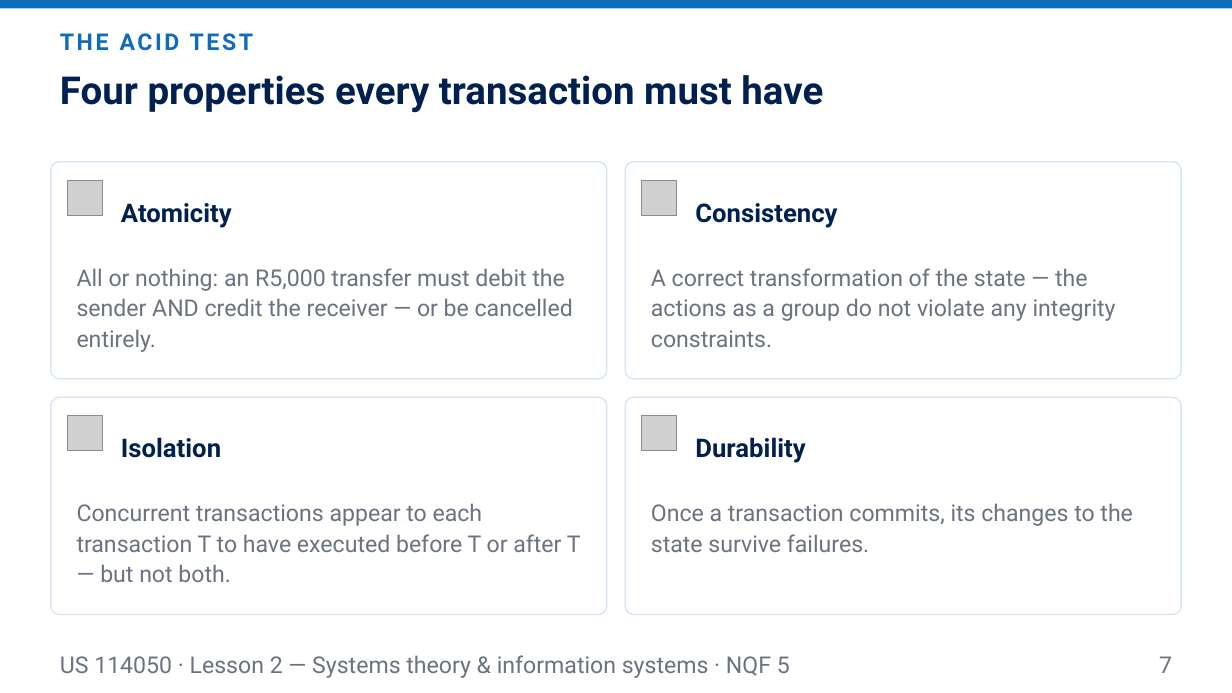
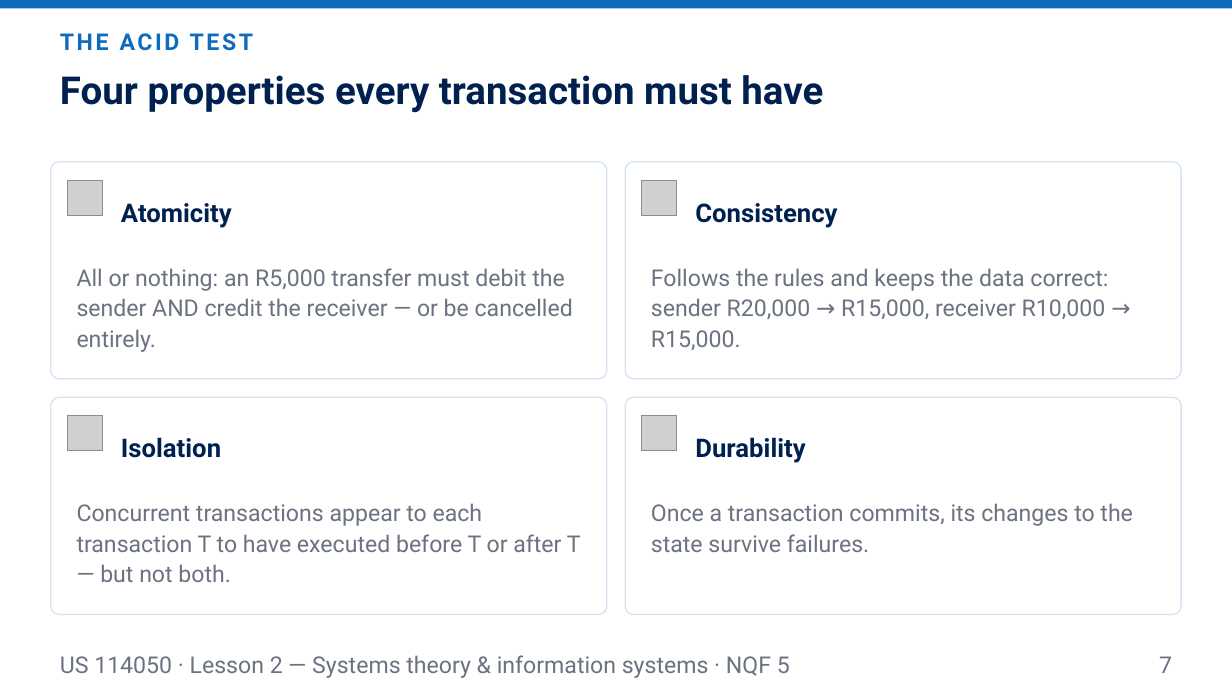
Before and after one commit to andrekyle/ITsystemsupport, a slide deck: slide 7 of public/downloads/US-114050-L2-Systems-Theory.pptx. Drawn at 1232x693 pixels with LibreOffice and Linux fonts; fonts in the diff are those of the drawing; grey boxes stand for pictures. Boxes give left, top, right and bottom in pixels: in the first picture for what was removed or moved away, otherwise in the second. Text is boxed around its words. In the diff, an @@ line names an element or a change of style, - is before the commit and + after.

```diff
--- a/public/downloads/US-114050-L2-Systems-Theory.pptx
+++ b/public/downloads/US-114050-L2-Systems-Theory.pptx
@@ text at (651,268,1108,350): text changed @@
-A correct transformation of the state — the actions as a group do not violate any integrity constraints.
+Follows the rules and keeps the data correct: sender R20,000 → R15,000, receiver R10,000 → R15,000.
```
Also in this commit, not shown: 4 other files.
